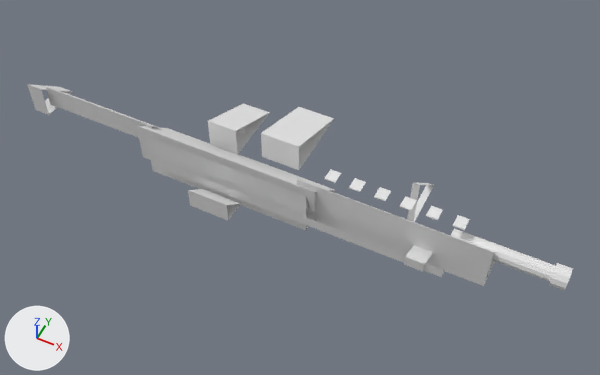
The OBJ model assets/weapons/models/cssbc_galil_ace.obj, before and after one commit.
Both versions are drawn from a 50 mm lens placed at (2.08, -3.46, 4.25), pointed at (0.32, 0.05, -0.14). The lights are fixed; the arrows at lower left show +X, +Y and +Z. The older version comes first. Where no turn or scale is listed for an object, it has been applied to the vertices.

Names of what the first picture shows: 'Barrel', 'Bipod', 'Butt', 'Grip', 'LongHandguard', 'Mag', 'Muzzle', 'Optic', 'Rail', 'Receiver', 'Sight', 'Stock', 'Trigger', 'Upper', 'VentR', 'VentR.001', 'VentR.002', 'VentR.003', 'VentR.004', 'VentR.005'.
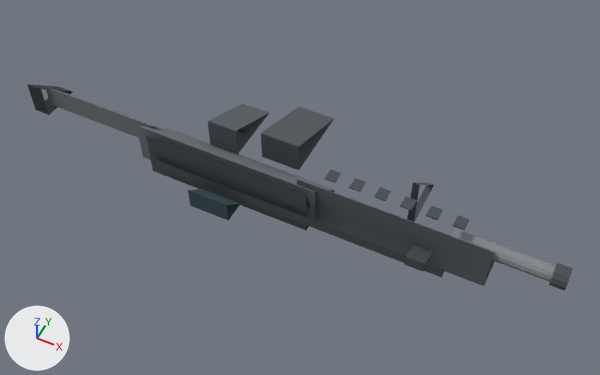
Commit message: Link weapon OBJ material palette

What differs and where, as boxes (x1, y1, x2, y2) in the pictures (600 x 375 px):
```json
{"object": "LongHandguard", "change": "recoloured", "before": [297, 180, 495, 286], "after": [297, 180, 495, 286], "on screen": "white to dark grey"}
{"object": "Upper", "change": "recoloured", "before": [146, 136, 311, 230], "after": [146, 136, 311, 230], "on screen": "white to dark grey"}
{"object": "Receiver", "change": "recoloured", "before": [137, 126, 335, 221], "after": [137, 126, 335, 221], "on screen": "white to grey"}
{"object": "Mag", "change": "recoloured", "before": [261, 107, 334, 170], "after": [261, 107, 334, 170], "on screen": "white to dark grey"}
{"object": "Rail", "change": "recoloured", "before": [152, 158, 445, 278], "after": [152, 158, 445, 278]}
{"object": "Grip", "change": "recoloured", "before": [208, 103, 270, 155], "after": [208, 103, 270, 155], "on screen": "white to dark grey"}
{"object": "Stock", "change": "recoloured", "before": [45, 87, 161, 138], "after": [45, 87, 161, 138], "on screen": "white to grey"}
{"object": "Barrel", "change": "recoloured", "before": [451, 228, 556, 282], "after": [451, 228, 556, 282], "on screen": "white to grey"}
{"object": "Optic", "change": "recoloured", "before": [188, 189, 241, 221], "after": [188, 189, 241, 221], "on screen": "white to dark cyan"}
{"object": "Butt", "change": "recoloured", "before": [27, 84, 73, 115], "after": [27, 84, 73, 115], "on screen": "white to dark grey"}
{"object": "Bipod", "change": "recoloured", "before": [407, 182, 434, 222], "after": [407, 182, 434, 222], "on screen": "white to dark grey"}
{"object": "Sight", "change": "recoloured", "before": [404, 246, 432, 272], "after": [404, 246, 432, 272], "on screen": "white to dark grey"}
{"object": "Muzzle", "change": "recoloured", "before": [549, 263, 573, 291], "after": [549, 263, 573, 291], "on screen": "white to dark grey"}
{"object": "VentR", "change": "recoloured", "before": [453, 215, 470, 230], "after": [453, 215, 470, 230], "on screen": "white to dark grey"}
{"object": "VentR.001", "change": "recoloured", "before": [426, 206, 443, 220], "after": [426, 206, 443, 220], "on screen": "white to dark grey"}
{"object": "VentR.002", "change": "recoloured", "before": [400, 196, 417, 211], "after": [400, 196, 417, 211]}
{"object": "VentR.003", "change": "recoloured", "before": [374, 187, 391, 201], "after": [374, 187, 391, 201]}
{"object": "VentR.004", "change": "recoloured", "before": [349, 178, 366, 192], "after": [349, 178, 366, 192]}
{"object": "VentR.005", "change": "recoloured", "before": [324, 169, 341, 183], "after": [324, 169, 341, 183]}
{"object": "Trigger", "change": "recoloured", "before": [237, 126, 250, 134], "after": [237, 126, 250, 134]}
```

Edits to the scene script, one JSON object a line:
```json
{"op": "set", "path": "mat_metal.base_color", "old": "(0.8, 0.8, 0.8)", "new": "(0.24, 0.26, 0.28)", "note": "white #e7e7e7 -> grey #868b90"}
{"op": "set", "path": "mat_darkmetal.base_color", "old": "(0.8, 0.8, 0.8)", "new": "(0.07, 0.08, 0.09)", "note": "white #e7e7e7 -> dark grey #4b5055"}
{"op": "set", "path": "mat_rubber.base_color", "old": "(0.8, 0.8, 0.8)", "new": "(0.035, 0.04, 0.045)", "note": "white #e7e7e7 -> dark grey #35383c"}
{"op": "set", "path": "mat_polymer.base_color", "old": "(0.8, 0.8, 0.8)", "new": "(0.1, 0.12, 0.13)", "note": "white #e7e7e7 -> dark grey #596165"}
{"op": "set", "path": "mat_magazine.base_color", "old": "(0.8, 0.8, 0.8)", "new": "(0.09, 0.1, 0.11)", "note": "white #e7e7e7 -> dark grey #55595d"}
{"op": "set", "path": "mat_optic.base_color", "old": "(0.8, 0.8, 0.8)", "new": "(0.04, 0.08, 0.1)", "note": "white #e7e7e7 -> dark cyan #385059"}
{"op": "set", "path": "mat_receiver.base_color", "old": "(0.8, 0.8, 0.8)", "new": "(0.16, 0.18, 0.2)", "note": "white #e7e7e7 -> grey #6f767c"}
{"op": "set", "path": "mat_stock.base_color", "old": "(0.8, 0.8, 0.8)", "new": "(0.18, 0.2, 0.21)", "note": "white #e7e7e7 -> grey #767c7e"}
```
